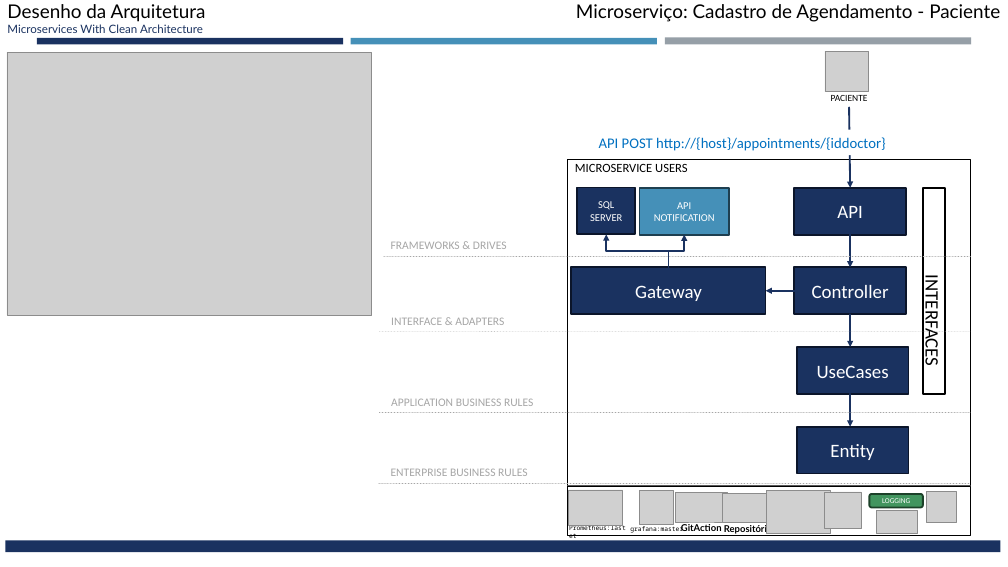
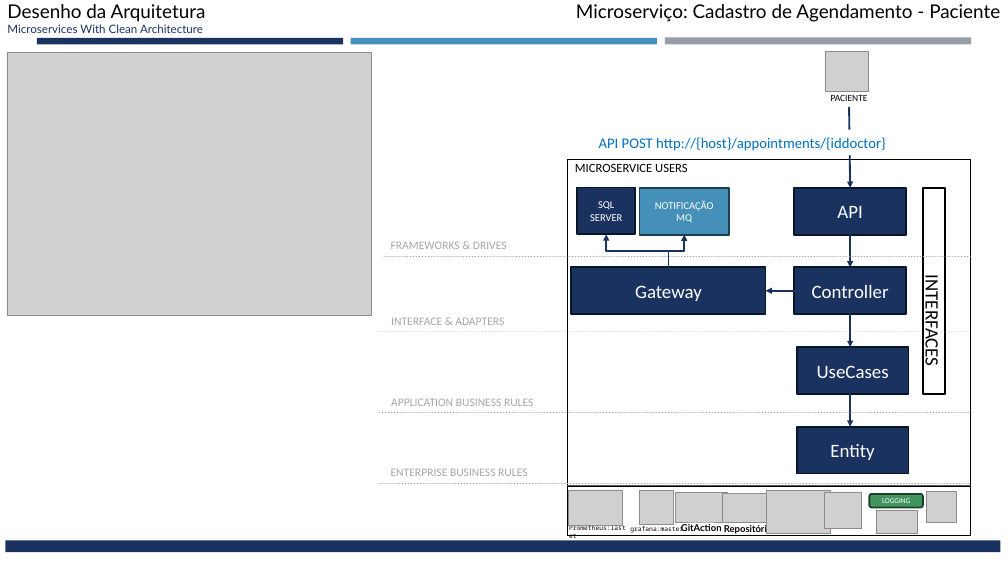
Before and after one commit to codes-and-technology/medico, a slide deck: slide 18 of docs/Desenho da Solução Hackathon - Fase 5 v3.pptx (slide 19 before the commit). Drawn at 1008x567 pixels with LibreOffice and Linux fonts; fonts in the diff are those of the drawing; grey boxes stand for pictures. Boxes give left, top, right and bottom in pixels: in the first picture for what was removed or moved away, otherwise in the second. Text is boxed around its words. In the diff, an @@ line names an element or a change of style, - is before the commit and + after.

```diff
--- a/docs/Desenho da Solução Hackathon - Fase 5 v3.pptx
+++ b/docs/Desenho da Solução Hackathon - Fase 5 v3.pptx
@@ text in rectangle at (655, 201, 714, 223): text changed @@
-API NOTIFICATION
+NOTIFICAÇÃO MQ
```
Also in this commit, not shown: 16 other slides changed, 2 slides added, 2 slides removed.
